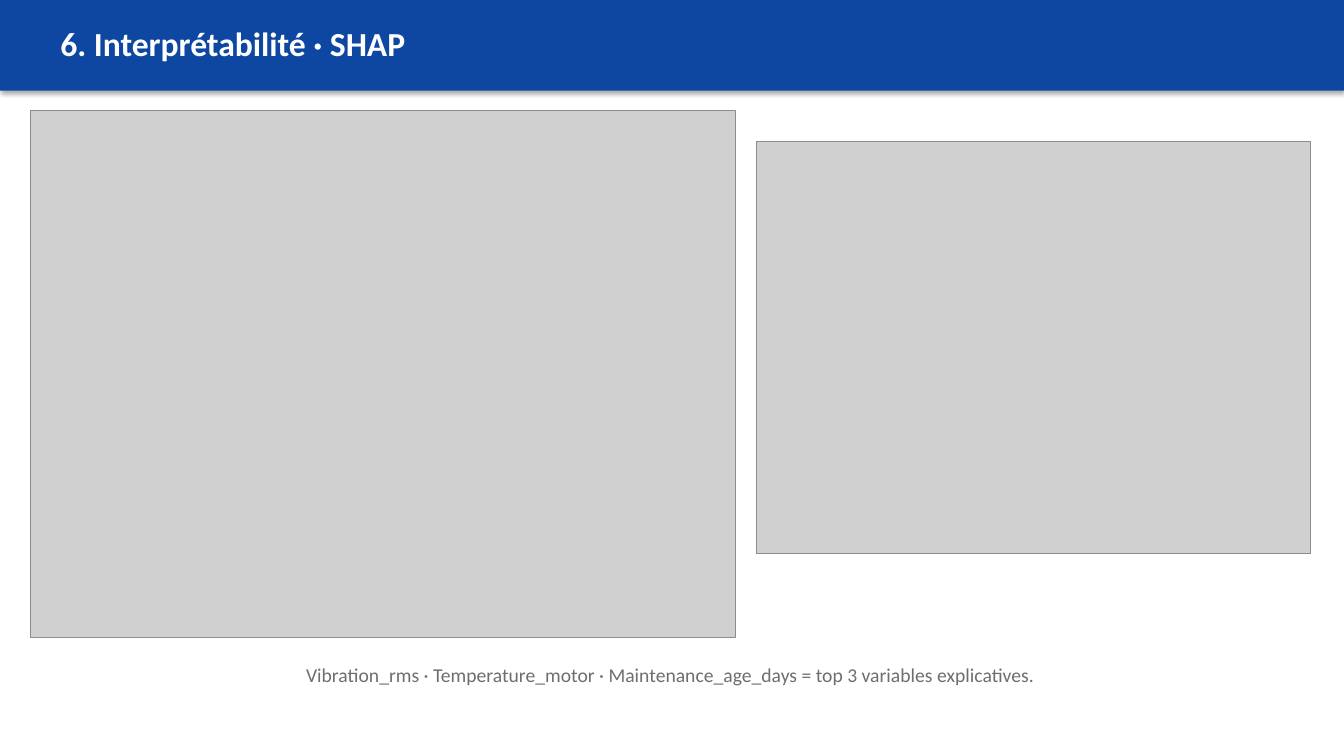
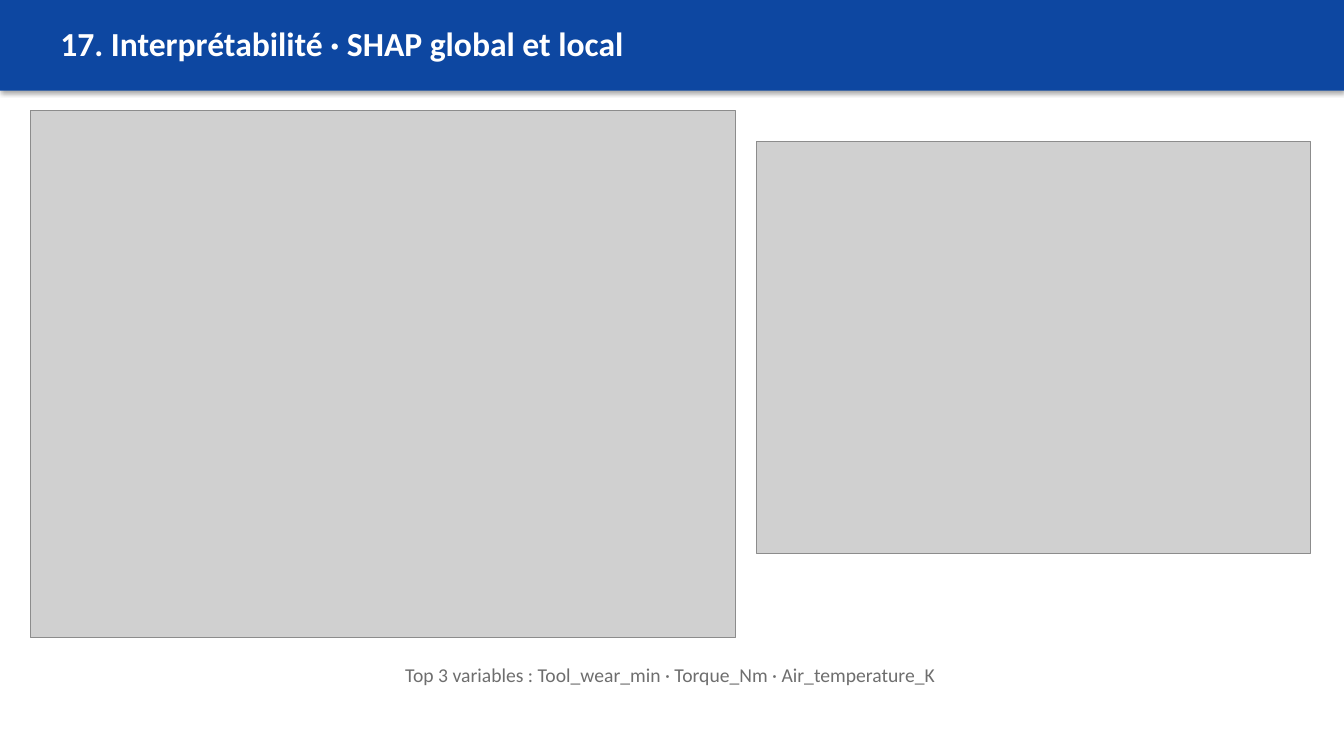
Before and after one commit to Adam-Blf/maintenance-predictive-industrielle, a slide deck: slide 17 of reports/presentation.pptx (slide 7 before the commit). Drawn at 1344x756 pixels with LibreOffice and Linux fonts; fonts in the diff are those of the drawing; grey boxes stand for pictures. Boxes give left, top, right and bottom in pixels: in the first picture for what was removed or moved away, otherwise in the second. Text is boxed around its words. In the diff, an @@ line names an element or a change of style, - is before the commit and + after.

```diff
--- a/reports/presentation.pptx
+++ b/reports/presentation.pptx
@@ text at <box>60,32,623,62</box>: text changed @@
-6. Interprétabilité · SHAP
+17. Interprétabilité · SHAP global et local
@@ text at <box>405,668,935,685</box>: text changed @@
-Vibration_rms · Temperature_motor · Maintenance_age_days = top 3 variables explicatives.
+Top 3 variables : Tool_wear_min · Torque_Nm · Air_temperature_K
```
Also in this commit, not shown: 6 other slides changed, 16 slides added, 3 slides removed, 13 other files.
